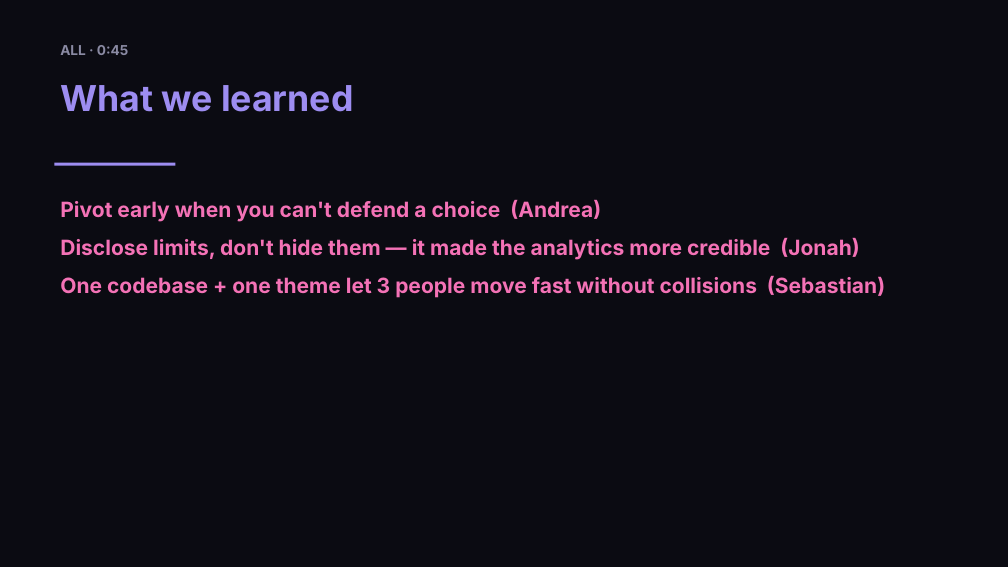
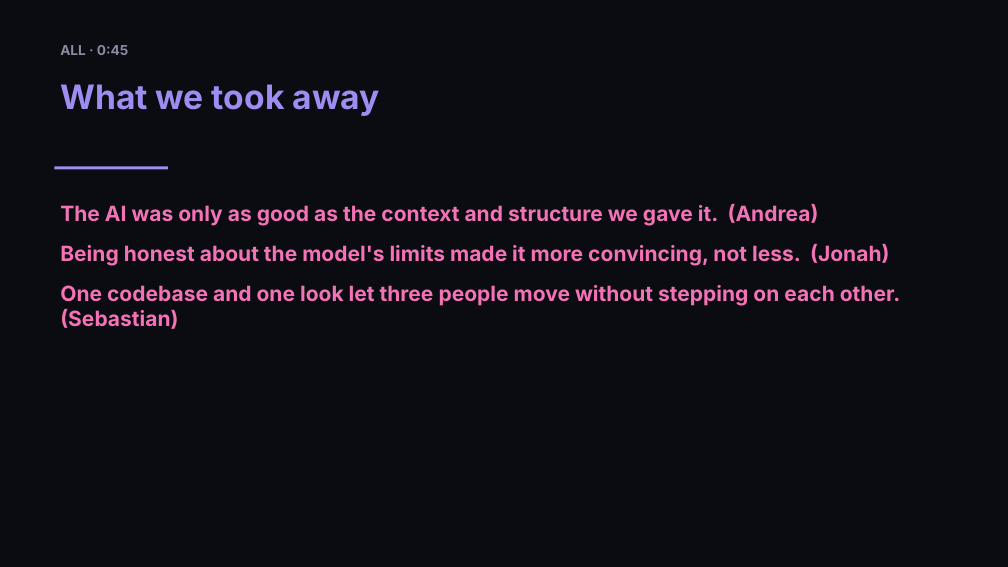
Before and after one commit to j-jwalker/Brink, a slide deck: slide 21 of docs/presentation/brink-deck.pptx. Drawn at 1008x567 pixels with LibreOffice and Linux fonts; fonts in the diff are those of the drawing. Boxes give left, top, right and bottom in pixels: in the first picture for what was removed or moved away, otherwise in the second. Text is boxed around its words. In the diff, an @@ line names an element or a change of style, - is before the commit and + after.

```diff
--- a/docs/presentation/brink-deck.pptx
+++ b/docs/presentation/brink-deck.pptx
@@ text at box(60, 84, 380, 116): text changed; size 34 to 32 pt @@
-What we learned
+What we took away
@@ rectangle: place and size @@
-rectangle at box(54, 163, 175, 166)
+rectangle at box(54, 166, 168, 169)
@@ text at box(60, 203, 901, 329): text changed @@
-Pivot early when you can't defend a choice (Andrea)
-Disclose limits, don't hide them — it made the analytics more credible (Jonah)
-One codebase + one theme let 3 people move fast without collisions (Sebastian)
+The AI was only as good as the context and structure we gave it. (Andrea)
+Being honest about the model's limits made it more convincing, not less. (Jonah)
+One codebase and one look let three people move without stepping on each other. (Sebastian)
```
Also in this commit, not shown: 11 other slides changed, 7 slides added, 7 slides removed, 2 other files.
